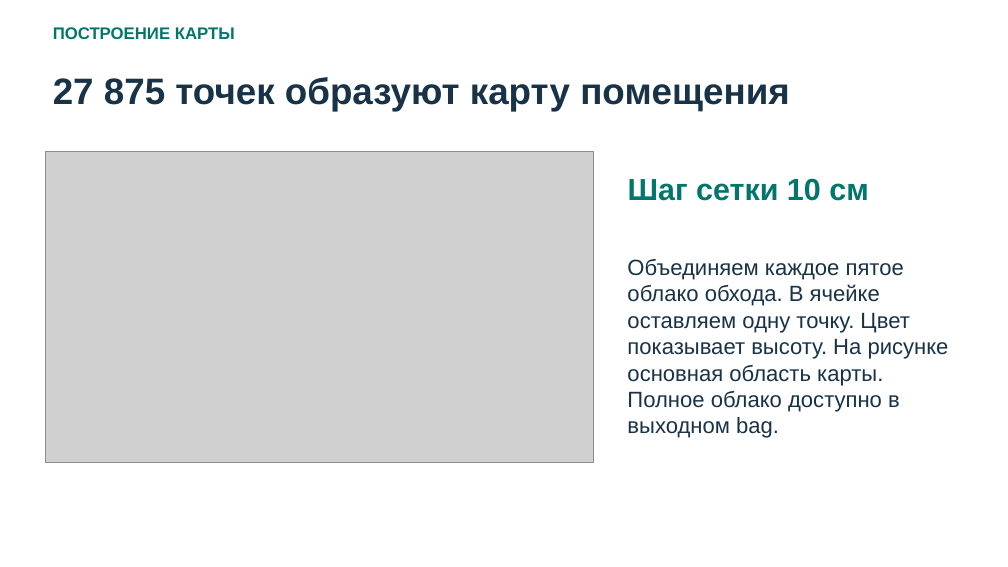
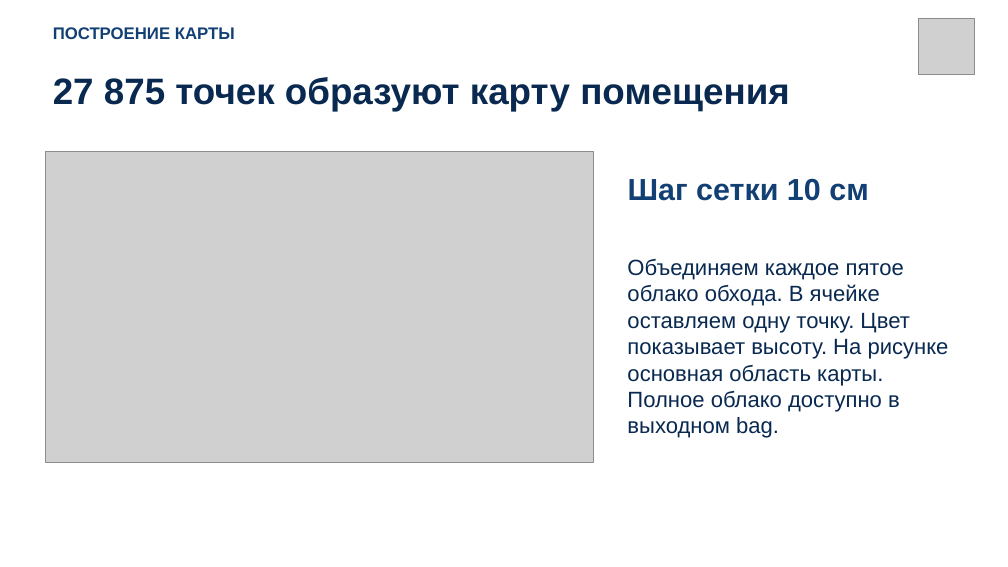
Before and after one commit to draizyyy/DogSLAM, a slide deck: slide 3 of DogSLAM-final.pptx. Drawn at 1008x567 pixels with LibreOffice and Linux fonts; fonts in the diff are those of the drawing; grey boxes stand for pictures. Boxes give left, top, right and bottom in pixels: in the first picture for what was removed or moved away, otherwise in the second. Text is boxed around its words. In the diff, an @@ line names an element or a change of style, - is before the commit and + after.

```diff
--- a/DogSLAM-final.pptx
+++ b/DogSLAM-final.pptx
@@ text "ПОСТРОЕНИЕ КАРТЫ" at [53, 27, 235, 39]: text colour #00776A to #134074 @@
@@ picture added at [918, 18, 975, 75] @@
@@ text "27 875 точек образуют карту ..." at [53, 77, 790, 111]: text colour #183348 to #092950 @@
@@ text "Шаг сетки 10 см" at [628, 178, 868, 201]: text colour #00776A to #134074 @@
@@ text "Объединяем каждое пятое облако обхода. ..." at [627, 259, 949, 438]: text colour #183348 to #092950 @@
```
Also in this commit, not shown: 6 other slides changed, 6 other files.
